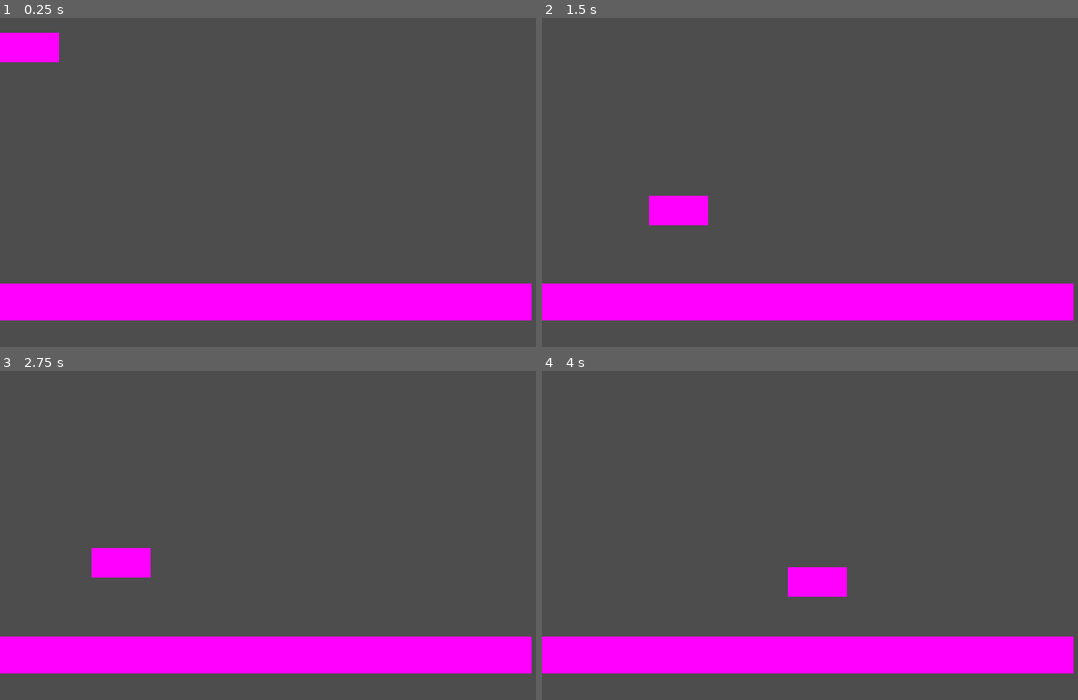
Above: before the commit, frames 1-4 (two rows, left to right).
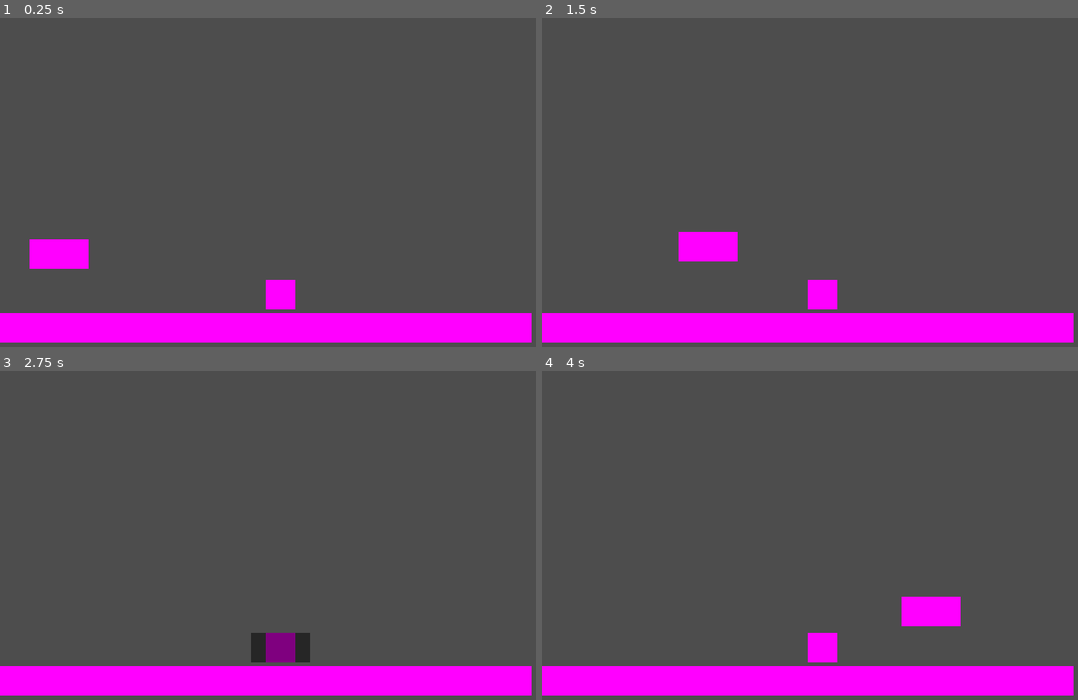
Above: after the commit, the same moments.

Repository: WAVForm/BeavrGame
Game: Godot game, scene res://scenes/test_scene.tscn
Two runs of this game, one before a commit and one after it. Both use one fixed random seed, a clock stepped at 60 frames per second and the inputs below. The project has no main scene, so this scene is started directly.
Inputs (mouse positions are in pixels of both pictures, inside the frame that each line leads up to):
- Up to frame 1 (0.25 s): no input
- Up to frame 2 (1.5 s): move the mouse to (965, 166) at 0.52 s; hold D (move_right) from 0.53 s (still down); tap E (interact) at 0.6 s; tap Space (jump) at 0.77, 0.8, 1.07, 1.35 s; move the mouse to (718, 198) at 1.27 s
- Up to frame 3 (2.75 s): tap Space (jump) at 1.52, 1.82, 2.3 s; tap E (interact) at 1.55, 2.1 s; move the mouse to (353, 463) at 2.02 s; release D (move_right) at 2.03 s; hold A (move_left) from 2.03 s (still down)
- Up to frame 4 (4 s): move the mouse to (810, 604) at 2.77 s; release A (move_left) at 2.78 s; hold D (move_right) from 2.78 s (still down); click (810, 604) at 2.85 s; tap Space (jump) at 3.02, 3.32, 3.77, 3.8 s; tap E (interact) at 3.05 s; move the mouse to (1013, 588) at 3.52 s; tap S (look_down) at 3.6 s

The runs differ from the first frame. In frame 1, 17% of the frame differs, in the area x 0-100%, y 4-99%; in frame 2, 17%; in frame 3, 17%; in frame 4, 17%.

Commit message:
hiding mechanic

Diff:
--- /dev/null
+++ b/objects/interactables/hiding_place.tscn
@@ -0,0 +1,20 @@
+[gd_scene load_steps=4 format=3 uid="uid://b6ql8rp4uqwm2"]
+
+[ext_resource type="Script" path="res://scripts/interactables/hidingplace.gd" id="1_d4opo"]
+
+[sub_resource type="PlaceholderTexture2D" id="PlaceholderTexture2D_cy4vd"]
+size = Vector2(64, 64)
+
+[sub_resource type="RectangleShape2D" id="RectangleShape2D_8103h"]
+size = Vector2(64, 64)
+
+[node name="hiding_place" type="Sprite2D"]
+texture = SubResource("PlaceholderTexture2D_cy4vd")
+
+[node name="interaction_area" type="Area2D" parent="."]
+collision_layer = 32768
+collision_mask = 0
+script = ExtResource("1_d4opo")
+
+[node name="interaction_range" type="CollisionShape2D" parent="interaction_area"]
+shape = SubResource("RectangleShape2D_8103h")
--- /dev/null
+++ b/objects/interactables/interactable_template.tscn
@@ -0,0 +1,20 @@
+[gd_scene load_steps=4 format=3 uid="uid://kd7lks6th5ec"]
+
+[ext_resource type="Script" path="res://scripts/interactables/interactable.gd" id="1_81t23"]
+
+[sub_resource type="PlaceholderTexture2D" id="PlaceholderTexture2D_cy4vd"]
+size = Vector2(64, 64)
+
+[sub_resource type="RectangleShape2D" id="RectangleShape2D_8103h"]
+size = Vector2(64, 64)
+
+[node name="interactable_template" type="Sprite2D"]
+texture = SubResource("PlaceholderTexture2D_cy4vd")
+
+[node name="interaction_area" type="Area2D" parent="."]
+collision_layer = 32768
+collision_mask = 0
+script = ExtResource("1_81t23")
+
+[node name="interaction_range" type="CollisionShape2D" parent="interaction_area"]
+shape = SubResource("RectangleShape2D_8103h")
--- a/objects/player.tscn
+++ b/objects/player.tscn
@@ -1,13 +1,16 @@
-[gd_scene load_steps=4 format=3 uid="uid://bwohc2caolnm1"]
+[gd_scene load_steps=5 format=3 uid="uid://bwohc2caolnm1"]
 
 [ext_resource type="Script" path="res://scripts/player.gd" id="1_1o5o8"]
 
 [sub_resource type="PlaceholderTexture2D" id="PlaceholderTexture2D_wx6e2"]
-size = Vector2(120, 80)
+size = Vector2(128, 64)
 
 [sub_resource type="CapsuleShape2D" id="CapsuleShape2D_6pgpc"]
 radius = 32.0
 height = 128.0
+
+[sub_resource type="CircleShape2D" id="CircleShape2D_5e6r6"]
+radius = 100.0
 
 [node name="player" type="CharacterBody2D"]
 script = ExtResource("1_1o5o8")
@@ -15,16 +18,16 @@
 [node name="sprite" type="AnimatedSprite2D" parent="."]
 
 [node name="debug_sprite" type="Sprite2D" parent="."]
-position = Vector2(64, 32)
-scale = Vector2(1.06667, 0.8)
 texture = SubResource("PlaceholderTexture2D_wx6e2")
 
 [node name="collider" type="CollisionShape2D" parent="."]
-position = Vector2(64, 32)
 rotation = 1.5708
 shape = SubResource("CapsuleShape2D_6pgpc")
 
-[node name="interaction_ray" type="RayCast2D" parent="."]
-position = Vector2(64, 32)
-target_position = Vector2(128, 0)
-hit_from_inside = true
+[node name="interactable_area" type="Area2D" parent="."]
+collision_layer = 0
+collision_mask = 32768
+input_pickable = false
+
+[node name="interactable_range" type="CollisionShape2D" parent="interactable_area"]
+shape = SubResource("CircleShape2D_5e6r6")
--- a/project.godot
+++ b/project.godot
@@ -58,6 +58,10 @@
 ]
 }
 
+[layer_names]
+
+2d_physics/layer_16="Interaction/Interactable"
+
 [rendering]
 
 renderer/rendering_method="gl_compatibility"
--- a/scenes/dialogue_template.tscn
+++ b/scenes/dialogue_template.tscn
@@ -1,6 +1,6 @@
 [gd_scene load_steps=4 format=3 uid="uid://dy33k63p4rqk2"]
 
-[ext_resource type="Script" path="res://dialogue_template.gd" id="1_w7mdg"]
+[ext_resource type="Script" path="res://scripts/dialogue_template.gd" id="1_w7mdg"]
 
 [sub_resource type="PlaceholderTexture2D" id="PlaceholderTexture2D_xg5j4"]
 
--- a/scenes/test_scene.tscn
+++ b/scenes/test_scene.tscn
@@ -1,23 +1,29 @@
-[gd_scene load_steps=4 format=3 uid="uid://ctiuxgpto60ef"]
+[gd_scene load_steps=5 format=3 uid="uid://ctiuxgpto60ef"]
 
 [ext_resource type="PackedScene" uid="uid://bwohc2caolnm1" path="res://objects/player.tscn" id="1_35u52"]
+[ext_resource type="PackedScene" uid="uid://b6ql8rp4uqwm2" path="res://objects/interactables/hiding_place.tscn" id="2_eyk38"]
 
 [sub_resource type="PlaceholderTexture2D" id="PlaceholderTexture2D_t2cpa"]
 size = Vector2(600, 80)
 
 [sub_resource type="RectangleShape2D" id="RectangleShape2D_onyd5"]
-size = Vector2(1152, 80)
+size = Vector2(1152, 64)
 
 [node name="Node2D" type="Node2D"]
 
 [node name="player" parent="." instance=ExtResource("1_35u52")]
+z_index = 999
+position = Vector2(128, 480)
 
 [node name="floor" type="StaticBody2D" parent="."]
-position = Vector2(576, 616)
+position = Vector2(576, 672)
 
 [node name="Sprite2D" type="Sprite2D" parent="floor"]
-scale = Vector2(1.92, 1)
+scale = Vector2(1.92, 0.8)
 texture = SubResource("PlaceholderTexture2D_t2cpa")
 
 [node name="CollisionShape2D" type="CollisionShape2D" parent="floor"]
 shape = SubResource("RectangleShape2D_onyd5")
+
+[node name="hiding_place" parent="." instance=ExtResource("2_eyk38")]
+position = Vector2(608, 600)
--- a/dialogue_template.gd
+++ b/scripts/dialogue_template.gd
@@ -14,14 +14,13 @@
 
 signal done
 
-@export var fade_time := 1.0
+@export var fade_time := 0.5
 @export var speedup_multiplier := 2.0
 
 func _ready():
 	visual.modulate.a = 0.0 #blank
 	text.modulate.a = 0.0 #blank
 	text_content.visible_ratio = 0
-	start(["first", "second", "third", "fourth"], PlaceholderTexture2D.new())
 
 func start(texts_p:Array[String], image_p:Texture2D):
 	texts = texts_p
--- /dev/null
+++ b/scripts/interactables/hidingplace.gd
@@ -0,0 +1,57 @@
+extends Interactable
+
+class_name HidingPlace
+
+@export_category("Hiding")
+@export var hiding_time = 0.1
+
+enum STATES {NONE, HIDING, HIDDEN, UNHIDING}
+var current_state := STATES.NONE
+var current_time := 0.0
+var p_ref:Player = null
+
+func _physics_process(delta):
+	match current_state:
+		STATES.NONE:
+			pass
+		STATES.HIDDEN:
+			pass
+		STATES.HIDING:
+			if current_time >= hiding_time:
+				p_ref.position = self.global_position
+				p_ref.modulate = Color(Color.BLACK, 0.5)
+				p_ref.current_state = Player.STATES.HIDDEN
+				current_state = STATES.HIDDEN
+				current_time = 0.0
+			else:
+				current_time += delta
+				p_ref.position = lerp(p_ref.position, self.global_position, current_time/hiding_time)
+				p_ref.modulate = lerp(Color.WHITE, Color(Color.BLACK, 0.5), current_time/hiding_time)
+		STATES.UNHIDING:
+			if current_time >= hiding_time:
+				p_ref.modulate = Color.WHITE
+				p_ref.current_state = Player.STATES.IDLE
+				p_ref.move_and_slide()
+				p_ref = null
+				current_state = STATES.NONE
+				current_time = 0.0
+			else:
+				current_time += delta
+				p_ref.modulate = lerp(Color(Color.BLACK, 0.5), Color.WHITE, current_time/hiding_time)
+
+func interact(player:Player):
+	match current_state:
+		STATES.NONE:
+			current_state = STATES.HIDING
+			p_ref = player
+			p_ref.current_state = Player.STATES.HIDING
+		STATES.UNHIDING:
+			current_state = STATES.HIDING
+			p_ref = player
+			p_ref.current_state = Player.STATES.HIDING
+		STATES.HIDDEN:
+			current_state = STATES.UNHIDING
+			p_ref = player
+		STATES.HIDING:
+			current_state = STATES.UNHIDING
+			p_ref = player
--- /dev/null
+++ b/scripts/interactables/interactable.gd
@@ -0,0 +1,6 @@
+extends CollisionObject2D
+
+class_name Interactable
+
+func interact(player:Player):
+	push_error(player.name, " interacted with ", self.get_parent().name, ", but interaction was not implemented.")
--- a/scripts/player.gd
+++ b/scripts/player.gd
@@ -1,23 +1,23 @@
 extends CharacterBody2D
 
-@export var gravity: int = ProjectSettings.get_setting("physics/2d/default_gravity")
+class_name Player
+
 @export_category("Movement")
 @export var max_speed := 300.0
 @export var min_speed := 50.0
 @export var accel := 15
 @export var decel := 20
 @export var jump_force := 500.0
-@export_category("Interaction")
-@export var interaction_range := 128
 
-@onready var ray = $interaction_ray
+@onready var interact_area = $interactable_area
+var gravity: int = ProjectSettings.get_setting("physics/2d/default_gravity")
 
-enum STATES {IDLE, STOPPING, MOVING, JUMPING, FALLING, HIDING}
+enum STATES {IDLE, STOPPING, MOVING, JUMPING, FALLING, HIDING, HIDDEN}
 var current_state:STATES = STATES.IDLE
 var speed := 0
 var dir := Vector2.RIGHT
 
-func _process(delta):
+func _process(_delta):
 	dir = Vector2(Input.get_axis("move_left", "move_right"), Input.get_axis("look_down", "look_up")) #get direction for current frame
 
 func _physics_process(delta):
@@ -25,7 +25,10 @@
 	try_interaction()
 
 func try_move(delta):
-	if is_on_floor() and dir.x == 0 and not Input.is_action_just_pressed("jump") and velocity.x == 0 and current_state != STATES.HIDING:
+	if current_state == STATES.HIDING or current_state == STATES.HIDDEN:
+		return
+
+	if is_on_floor() and dir.x == 0 and not Input.is_action_just_pressed("jump") and velocity.x == 0:
 		current_state = STATES.IDLE
 		return
 
@@ -33,7 +36,7 @@
 		current_state = STATES.MOVING
 		if velocity.x < 0 and dir.x > 0 or velocity.x > 0 and dir.x < 0:
 			velocity.x *= -1
-		velocity.x += (dir.x*accel) if velocity.x < max_speed and velocity.x > -max_speed else 0
+		velocity.x += (dir.x*accel) if velocity.x < max_speed and velocity.x > -max_speed else 0.0
 	elif velocity.x != 0:
 		current_state = STATES.STOPPING
 		if velocity.x < 0 and velocity.x > -min_speed or velocity.x > 0 and velocity.x < min_speed:
@@ -52,7 +55,5 @@
 	move_and_slide()
 
 func try_interaction():
-	ray.target_position = dir*interaction_range
-	if Input.is_action_just_pressed("interact") and ray.is_colliding():
-		print("Y")
-		ray.get_collider().interact(self)
+	if Input.is_action_just_pressed("interact") and interact_area.has_overlapping_areas():
+		interact_area.get_overlapping_areas()[0].interact(self)
